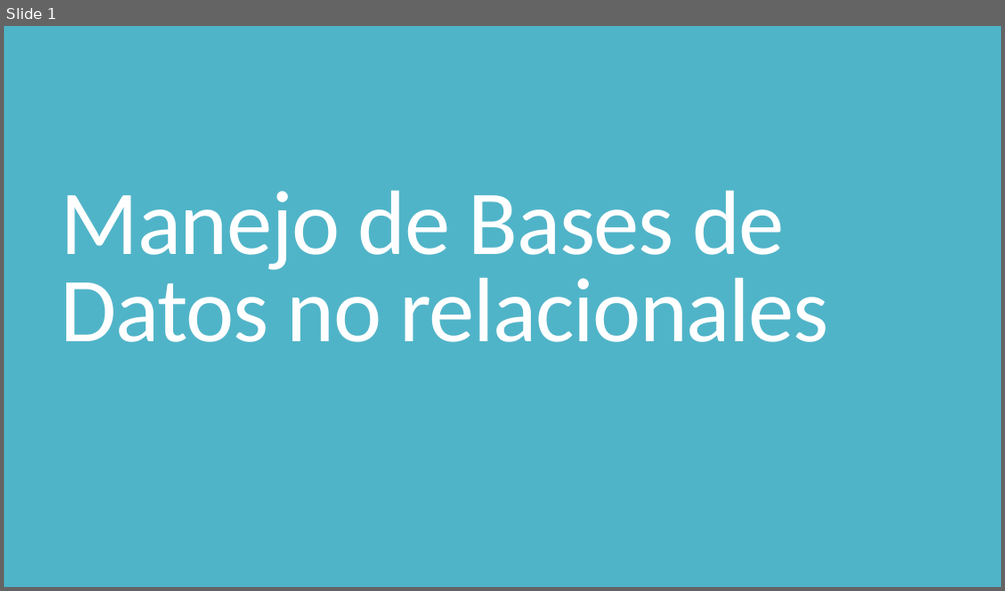
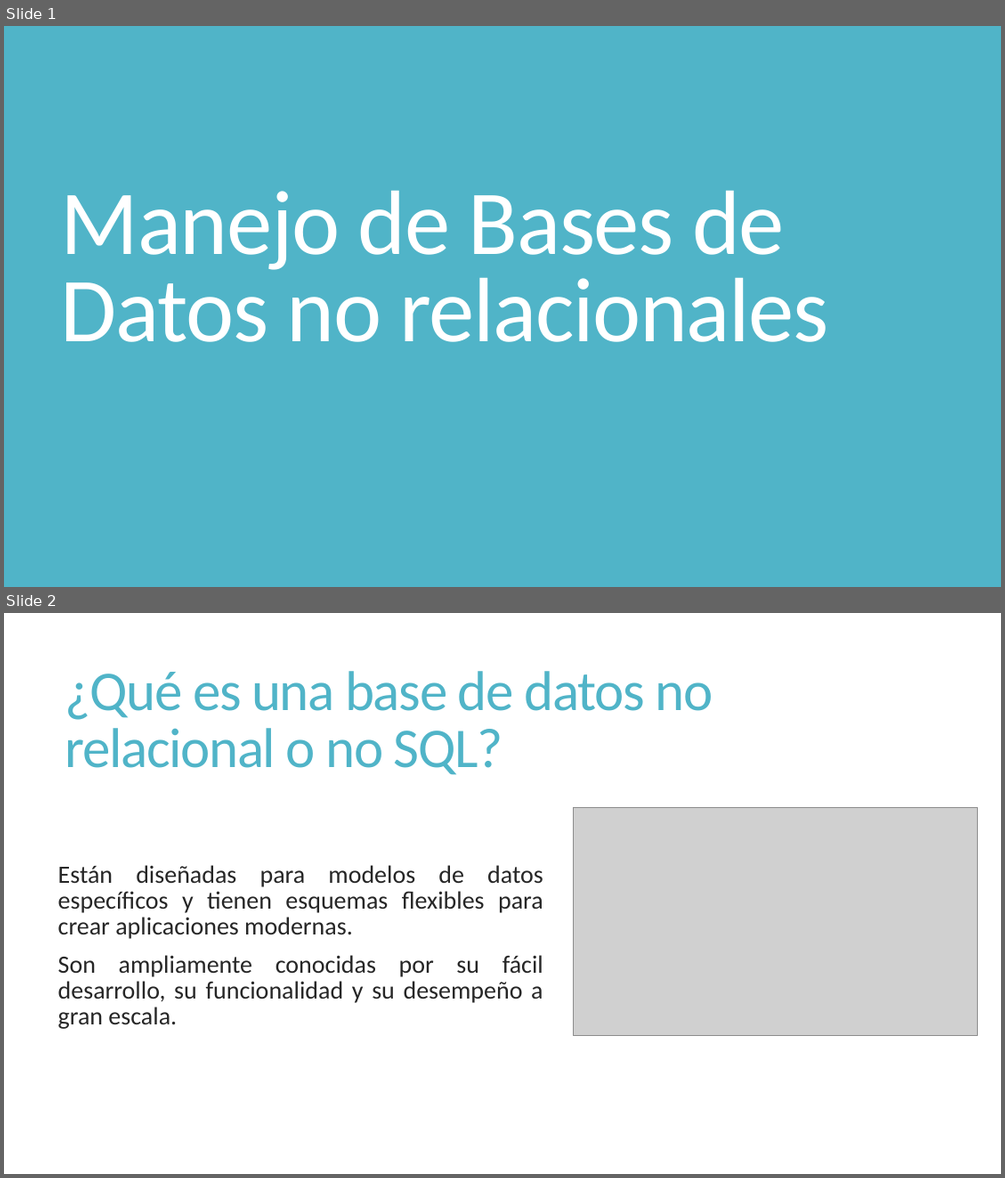
Before and after one commit to javiermelo1672/CursoIonic, a slide deck: Presentaciones/4. Manejo de bases de datos no relacionales.pptx. Shown one above the other, each under a label of ours: slide 1 before the commit, slides 1 and 2 after it. The pictures are 1005x591 and 1005x1178 pixels, drawn with LibreOffice and Linux fonts; fonts in the diff are those of the drawing; grey boxes stand for pictures. Boxes give left, top, right and bottom in pixels: in the first picture for what was removed or moved away, otherwise in the second. Text is boxed around its words. In the diff, an @@ line names an element or a change of style, - is before the commit and + after.

```diff
--- a/Presentaciones/4. Manejo de bases de datos no relacionales.pptx
+++ b/Presentaciones/4. Manejo de bases de datos no relacionales.pptx
@@ slide 2 added at (4,613,1001,1174), background #FFFFFF @@
@@ title added at (65,671,712,775), 54 pt, text #50B4C8 @@
+¿Qué es una base de datos no relacional o no SQL?
@@ picture added at (573,807,978,1036) @@
@@ text added at (58,865,543,1029), 24 pt, text #262626 @@
+  Están diseñadas para modelos de datos específicos y tienen esquemas flexibles para crear aplicaciones modernas.
+  Son ampliamente conocidas por su fácil desarrollo, su funcionalidad y su desempeño a gran escala.
```
Also in this commit, not shown: 28 other slides added, 17 slides removed, 5 other files.
